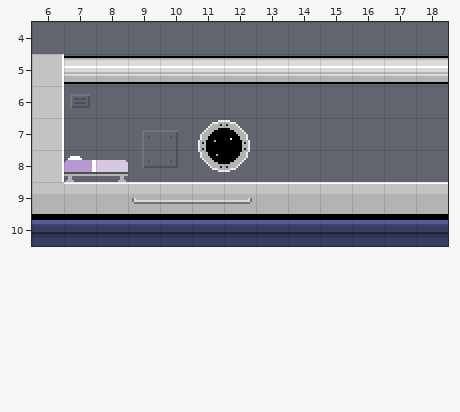
Tiled map (JSON): assets/tilemaps/stage-1.json. Above: the version before the commit.
Cells are 16x16 px. Shown: x 6..18, y 4..10. Tiles whose own drawing changed are shown in their newer look in all pictures.
Once edited:
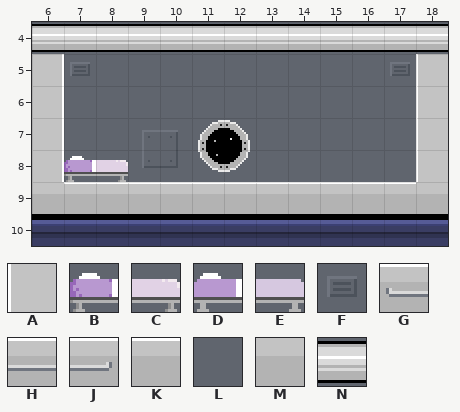
Key: from "interior-1x1-1": A 17, B 35, C 36, D 67, E 68, F 73, G 80, H 81, J 82, K 84, L 100, M 140, N 145.
_ is an empty cell.
Tiles replaced or removed in this view: D, E, F, G, H, J, K, N.
Commit message: Organize interior spritesheet as tileset
Diff:
Changed rows in their new state; . is an unchanged cell.
Layer "Sky":
first column x 7:
 5 F.........F
 6 L..........
Layer "Platforms":
first column x 6:
 4 NNNNNNNNNNNNN
 5 .___________A
 6 ............A
 7 ............A
 8 .BC.........A
 9 ...KKKK.....M
